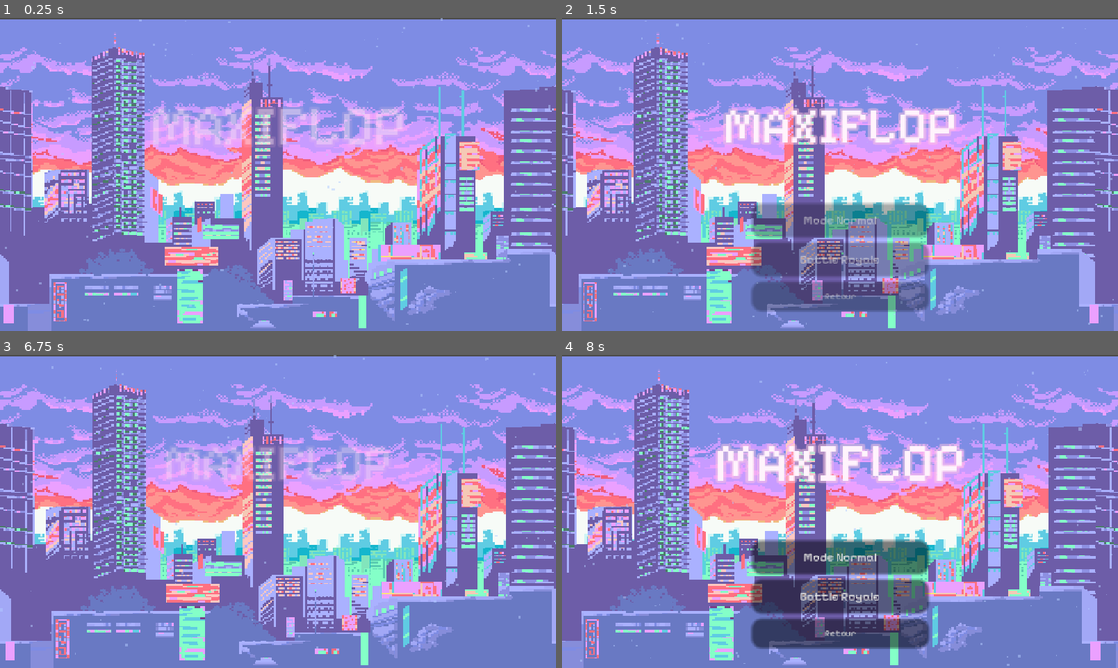
Above: before the commit, frames 1-4 (two rows, left to right).
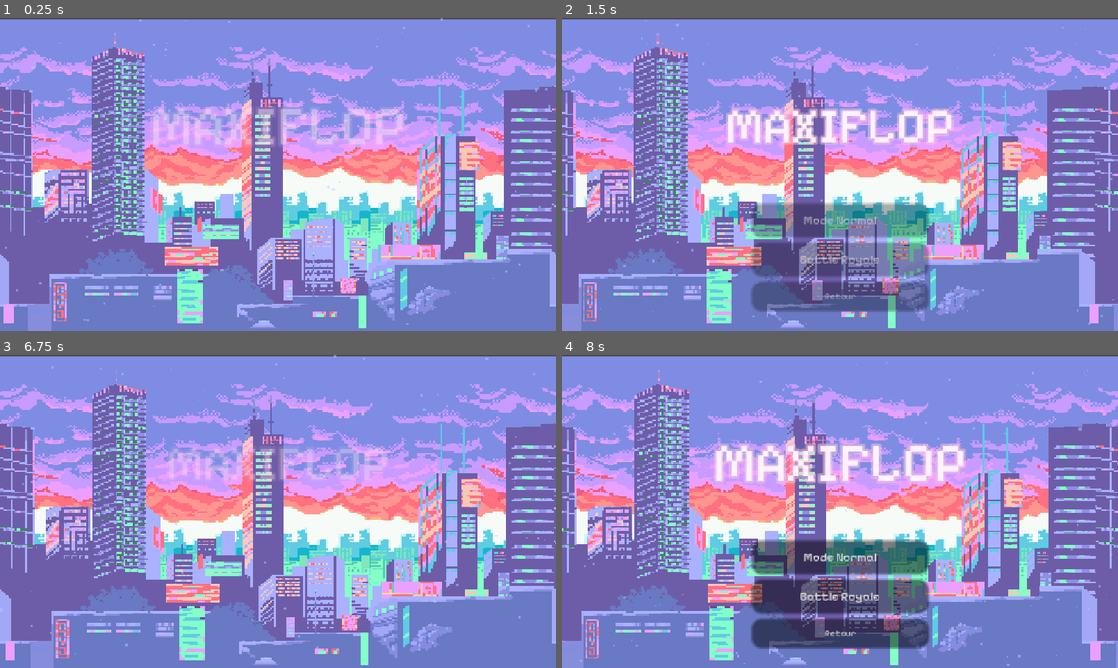
Above: after the commit, the same moments.

Repository: Maxx-bl/maxiflop
Game: Godot game, scene res://scenes/MainMenu.tscn
Same seed, same stepped clock (60 frames per second), same inputs: the game is played once before the commit and once after it. Sound files missing from this copy of the repository are replaced by a short silence.
Inputs:
- Up to frame 1 (0.25 s): no input
- Up to frame 2 (1.5 s): tap Enter at 0.5 s; click "Jouer" at 1.25 s
- Up to frame 3 (6.75 s): click "Mode Normal" at 2 s; click "Lancer la partie" at 2.75 s; click "Retour" at 3.5 s; click "Lancer la partie" at 4.25 s; click "Retour" at 5 s; click "Lancer la partie" at 5.75 s; click "Retour" at 6.5 s
- Up to frame 4 (8 s): click "Jouer" at 7.25 s

The runs differ from the first frame. In frame 2, 1.1% of the frame differs, in the area x 29-71%, y 28-41%; in frame 3, 0.2%; in frame 4, 0.8%.

Commit message:
changement musique menu

Diff:
--- a/maxiflop-src/scripts/MusicManager.gd
+++ b/maxiflop-src/scripts/MusicManager.gd
@@ -1,8 +1,8 @@
 extends Node
 
 var music_player: AudioStreamPlayer
-var menu_music = preload("res://assets/[FREE] COCONUT MALL TYPE BEAT (PROD. MONO K.).mp3")
-var bpm: float = 150.0
+var menu_music = preload("res://assets/Chuckyy x Skrilla - Just Dance.mp3")
+var bpm: float = 144.0
 
 func _ready() -> void:
 	music_player = AudioStreamPlayer.new()
Not shown, added: maxiflop-src/assets/Chuckyy x Skrilla - Just Dance.mp3.import
Not shown, removed: maxiflop-src/assets/[FREE] COCONUT MALL TYPE BEAT (PROD. MONO K.).mp3.import
Not shown, added: maxiflop-src/assets/Chuckyy x Skrilla - Just Dance.mp3
Not shown, removed: maxiflop-src/assets/[FREE] COCONUT MALL TYPE BEAT (PROD. MONO K.).mp3
